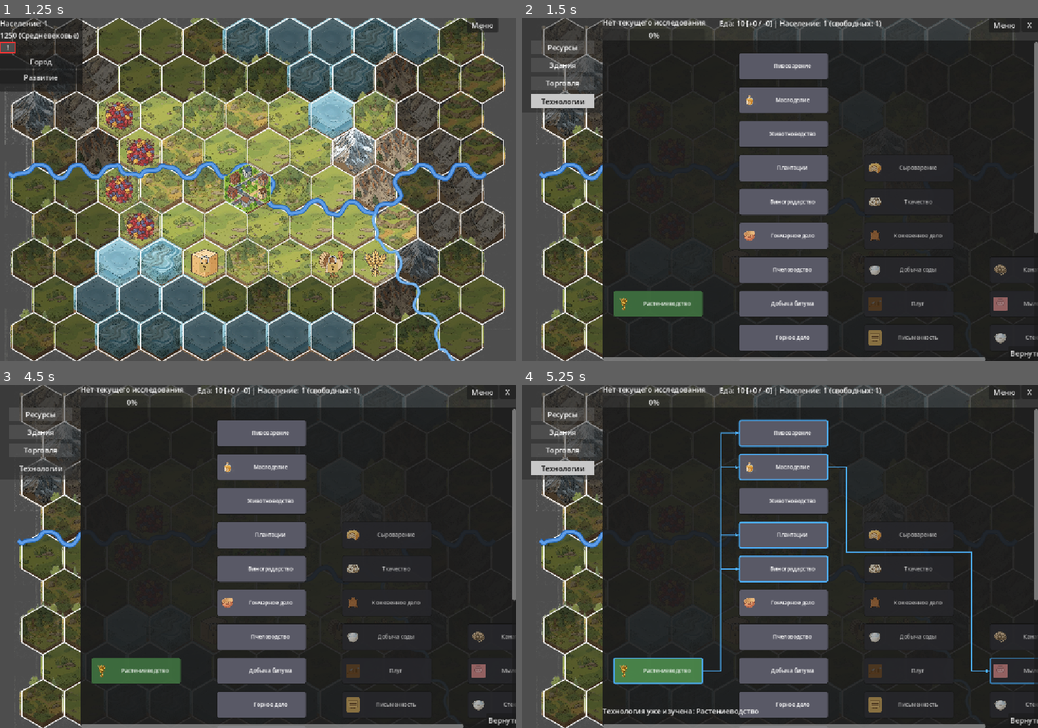
Above: before the commit, frames 1-4 (two rows, left to right).
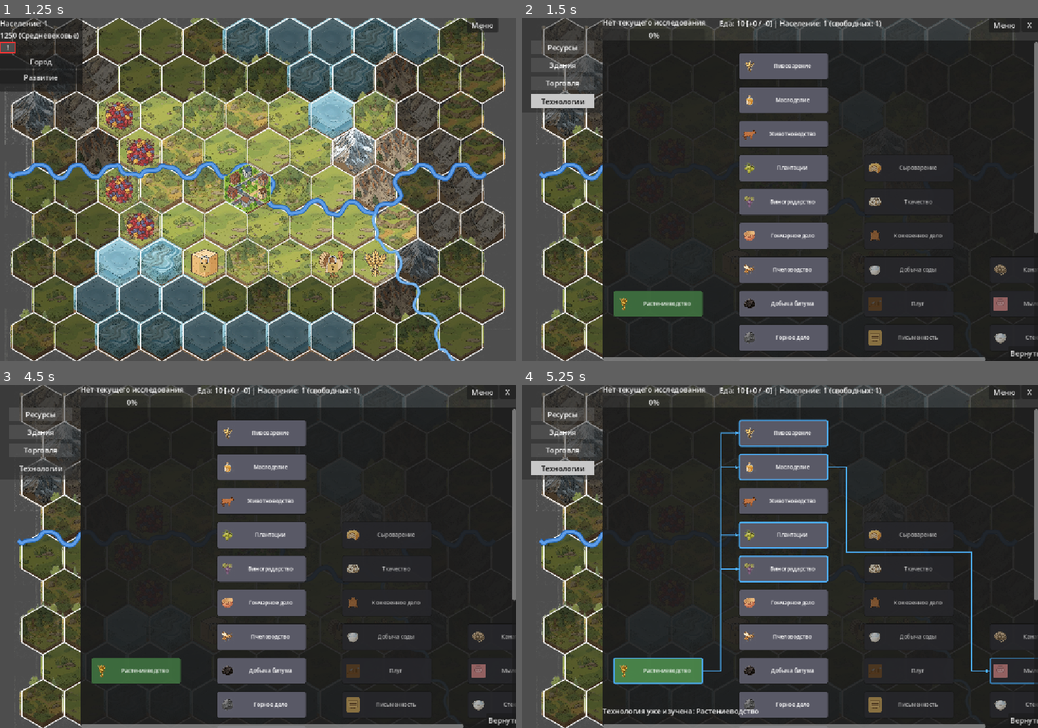
Above: after the commit, the same moments.

Repository: Night-Pryanik/The-City
Game: Godot game, scene res://scenes/main_menu.tscn
Two runs of this game, one before a commit and one after it. Both use one fixed random seed, a clock stepped at 60 frames per second and the inputs below.
Inputs (mouse positions are in pixels of both pictures, inside the frame that each line leads up to):
- Up to frame 1 (1.25 s): click "Новая игра" at 0.5 s
- Up to frame 2 (1.5 s): click (532, 48) at 1.25 s
- Up to frame 3 (4.5 s): click "Ресурсы" at 2 s; click "Здания" at 2.75 s; click "Торговля" at 3.5 s; click "Технологии" at 4.25 s
- Up to frame 4 (5.25 s): click (656, 669) at 5.02 s

Frame 1 is identical in both runs. In frame 2, 0.2% of the frame differs, in the area x 42-46%, y 12-95%; in frame 3, 0.2%; in frame 4, 0.2%.

Commit message:
Иконки для технологий ищутся так же, как и все остальные иконки

Diff:
--- a/scripts/map_renderer.gd
+++ b/scripts/map_renderer.gd
@@ -113,6 +113,11 @@
             for icon_name in t.icons:
                 if icon_paths.has(icon_name):
                     icon_textures[icon_name] = load(icon_paths[icon_name])
+    for tech in GameData.technologies:
+        if tech.has("icon"):
+            var file_name = tech.icon
+            if icon_paths.has(file_name):
+                icon_textures[file_name] = load(icon_paths[file_name])
     # Покров (cover): загружаем его иконки (оверлеи леса и т.п.)
     for c_id in GameData.covers.keys():
         var c = GameData.covers[c_id]
--- a/scripts/tech_tree.gd
+++ b/scripts/tech_tree.gd
@@ -34,6 +34,10 @@
 var _hovered_tech_id: String = "" # ID технологии, на которую наведён курсор
 var _related_techs: Dictionary = {} # tech_id -> bool, связанные технологии для подсветки
 
+# --- Кэш иконок технологий (рекурсивный обход res://icons, как в map_renderer) ---
+var icon_paths: Dictionary = {} # имя файла -> полный путь
+var icon_textures: Dictionary = {} # имя файла -> загруженная Texture2D
+
 # --- Плавная анимация прогресс-бара ---
 # При обновлении на тике ставим _progress_target, а в _process догоняем
 # progress_bar.value с фиксированной скоростью. Без этого прогресс-бар
@@ -46,6 +50,7 @@
 func setup(parent: Control, current_lbl: Label, progress: ProgressBar):
     current_label = current_lbl
     progress_bar = progress
+    _build_tech_icon_index()
     _build_ui(parent)
 
 func _build_ui(parent: Control):
@@ -493,23 +498,39 @@
                             return c3
     return null
 
+# Строит индекс иконок рекурсивным обходом res://icons (как в map_renderer.gd:
+# build_icon_index/_scan_folder), чтобы пути не хардкодились, а иконки
+# находились по имени файла в любой подпапке.
+func _build_tech_icon_index():
+    icon_paths.clear()
+    _scan_icon_folder("res://icons")
+
+func _scan_icon_folder(folder_path: String):
+    var dir = DirAccess.open(folder_path)
+    if dir == null: return
+    dir.list_dir_begin()
+    var file_name = dir.get_next()
+    while file_name != "":
+        if dir.current_is_dir():
+            _scan_icon_folder(folder_path.path_join(file_name))
+        else:
+            var full_path = folder_path.path_join(file_name)
+            if icon_paths.has(file_name):
+                print("Предупреждение: дубликат иконки ", file_name)
+            icon_paths[file_name] = full_path
+        file_name = dir.get_next()
+    dir.list_dir_end()
+
 func _load_tech_icon(icon_name: String) -> Texture2D:
     if icon_name.is_empty():
         return null
-    # Иконки раскиданы по нескольким папкам. Ищем в порядке убывания
-    # вероятности нахождения. .import для PNG идёт в комплекте — главное,
-    # чтобы исходник был на диске.
-    var candidates := [
-        "res://icons/tech/" + icon_name,
-        "res://icons/resources/raw/" + icon_name,
-        "res://icons/resources/products/" + icon_name,
-        "res://icons/" + icon_name,
-    ]
-    for path in candidates:
-        if ResourceLoader.exists(path):
-            var tex = load(path)
-            if tex is Texture2D:
-                return tex
+    if icon_textures.has(icon_name):
+        return icon_textures[icon_name]
+    if icon_paths.has(icon_name):
+        var tex = load(icon_paths[icon_name])
+        if tex is Texture2D:
+            icon_textures[icon_name] = tex
+            return tex
     return null
 
 func _get_tech_data(tech_id: String) -> Dictionary:
